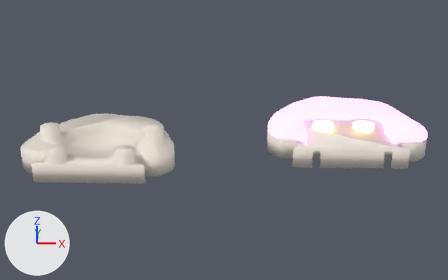
What one commit did to the Blender file beads/redaphid-portrait/stages/01_built.blend.
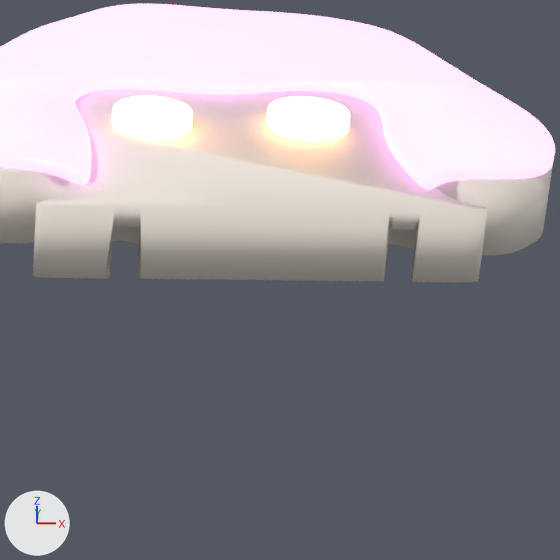
The first picture shows the older version from a 50 mm lens placed at (2.3, -76.1, 34.0), pointed at (0.4, -0.1, -0.2). The close-ups show the older and then the newer version on the part from 63% to 96% of the width and 34% to 86% of the height of that picture. Only the edits that show in the close-ups are written down. The lights are fixed; the arrows at lower left show +X, +Y and +Z.

The first close-up shows 'Decoration', 'Hair', 'Top'.
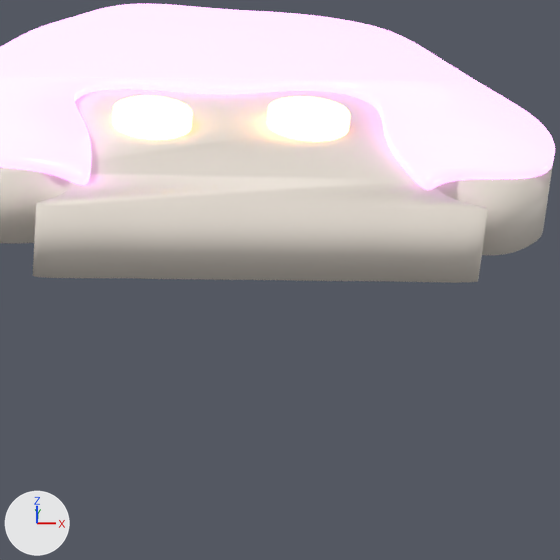
Location of each change, [x1, y1, x2, y2] in pixels of the close-ups (560 x 560 px; the box of a moved part takes in the faces that stretch with it):
part 1 of me_silhouette_002, moved or reshaped: [104, 206, 421, 282] in both

The change, as a diff of the scene's bpy script:
```diff
--- a/beads/redaphid-portrait/stages/01_built.blend.py
+++ b/beads/redaphid-portrait/stages/01_built.blend.py
@@ me_silhouette_002 @@
 # used by ob_top; location = (16.0, 0.0, 0.0)
-me_silhouette_002.from_pydata(...)  # 1192 vertices, 605 faces; spans x -10.0..10.0, y -8.5..8.5, z 0.0..2.5
+me_silhouette_002.from_pydata(...)  # 1134 vertices, 577 faces; spans x -10.0..10.0, y -8.5..8.5, z 0.0..2.5
+# me_silhouette_002 part 1
+# 130 vertices are removed from x -5.7..5.7, y -8.4..-5.7, z 0.0..1.8
+# 91 faces are deleted
+# 3 vertices in x -4.3..5.6, y -8.4..-6.9, z 1.8 move by (0.0, 0.0, -1.8)
+# 1 vertex moves within x 3.9, y -8.4, z 0.0
+# 34 vertices are added at x -0.8..0.8, y -8.1..-6.5, z 0.0
+# 6 new vertices lie (0.0, 0.0, -2.5) away from vertices in x -4.5..5.6, y -8.4..-6.7, z 2.5
+# 32 new vertices lie (0.0, 0.0, 1.8) away from vertices in x -0.8..0.8, y -8.1..-6.5, z 0.0
+# 63 new faces join them
 me_silhouette_002.materials.append(mat_mat_body)
```
